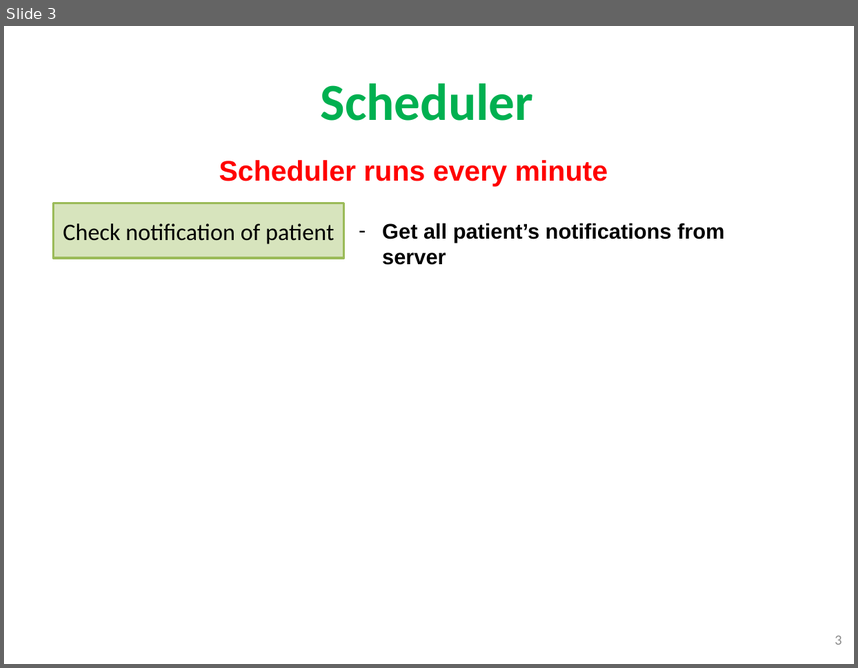
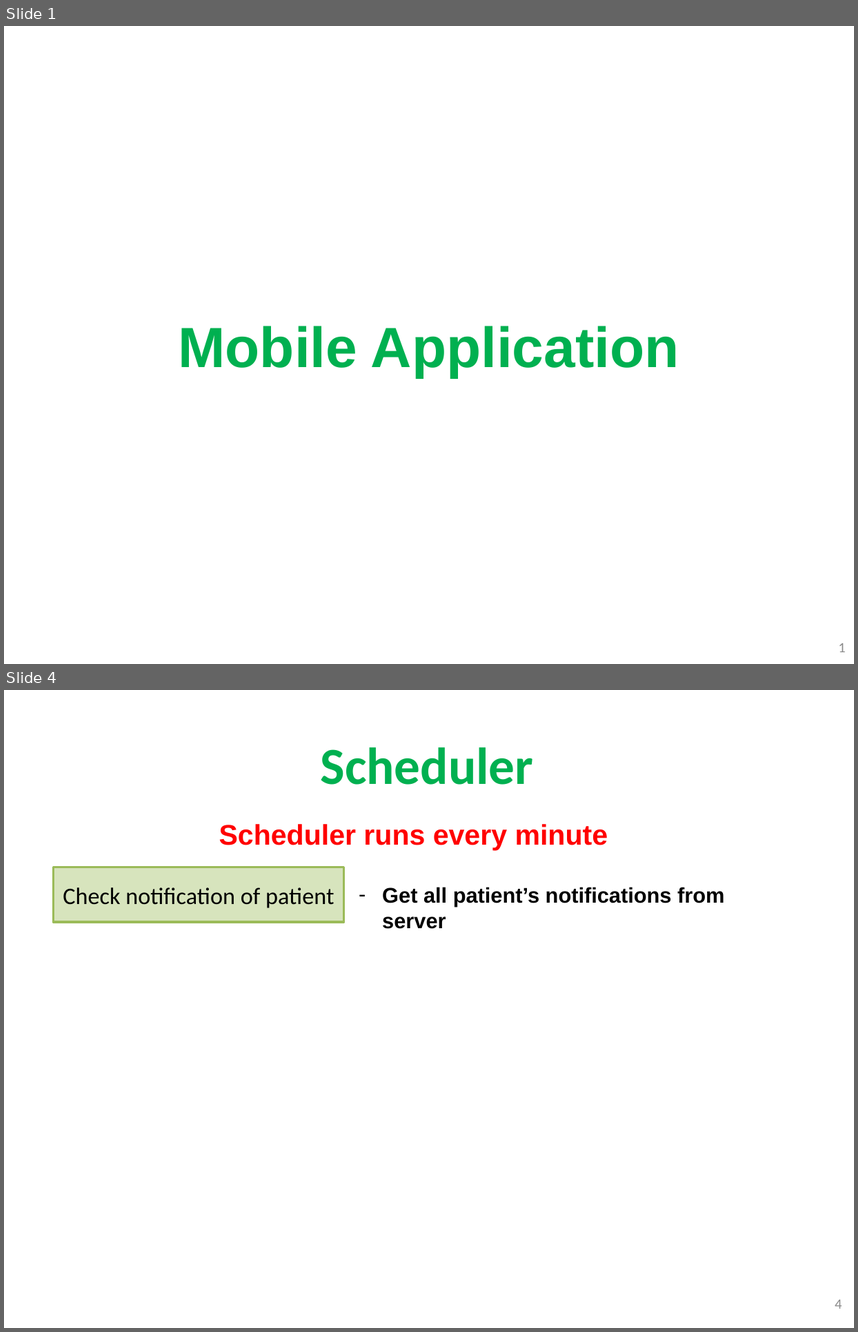
Before and after one commit to quantdse60878/HSTS, a slide deck: docs/Temperature Presentation/Khuong/khuong3.pptx. Shown one above the other, each under a label of ours: slide 3 before the commit, slides 1 and 4 after it; the slides between them are not shown. The pictures are 858x668 and 858x1332 pixels, drawn with LibreOffice and Linux fonts; fonts in the diff are those of the drawing; background and template pictures are left out. Boxes give left, top, right and bottom in pixels: in the first picture for what was removed or moved away, otherwise in the second. Text is boxed around its words. In the diff, an @@ line names an element or a change of style, - is before the commit and + after.

```diff
--- a/docs/Temperature Presentation/Khuong/khuong3.pptx
+++ b/docs/Temperature Presentation/Khuong/khuong3.pptx
@@ slide 1 added at <box>4,26,854,664</box>, background picture (left out) @@
@@ text added at <box>178,325,680,377</box>, 48 pt, text #00B050, bold @@
+Mobile Application
@@ page number added at <box>838,643,845,652</box>, 12 pt, text #8C8C8C @@
+1
@@ what was slide 3 is now slide 4 @@
@@ page number at <box>835,1299,842,1308</box>: text changed @@
-3
+4
```
Also in this commit, not shown: 26 slides changed, 1 other slide added, 6 slides removed.
